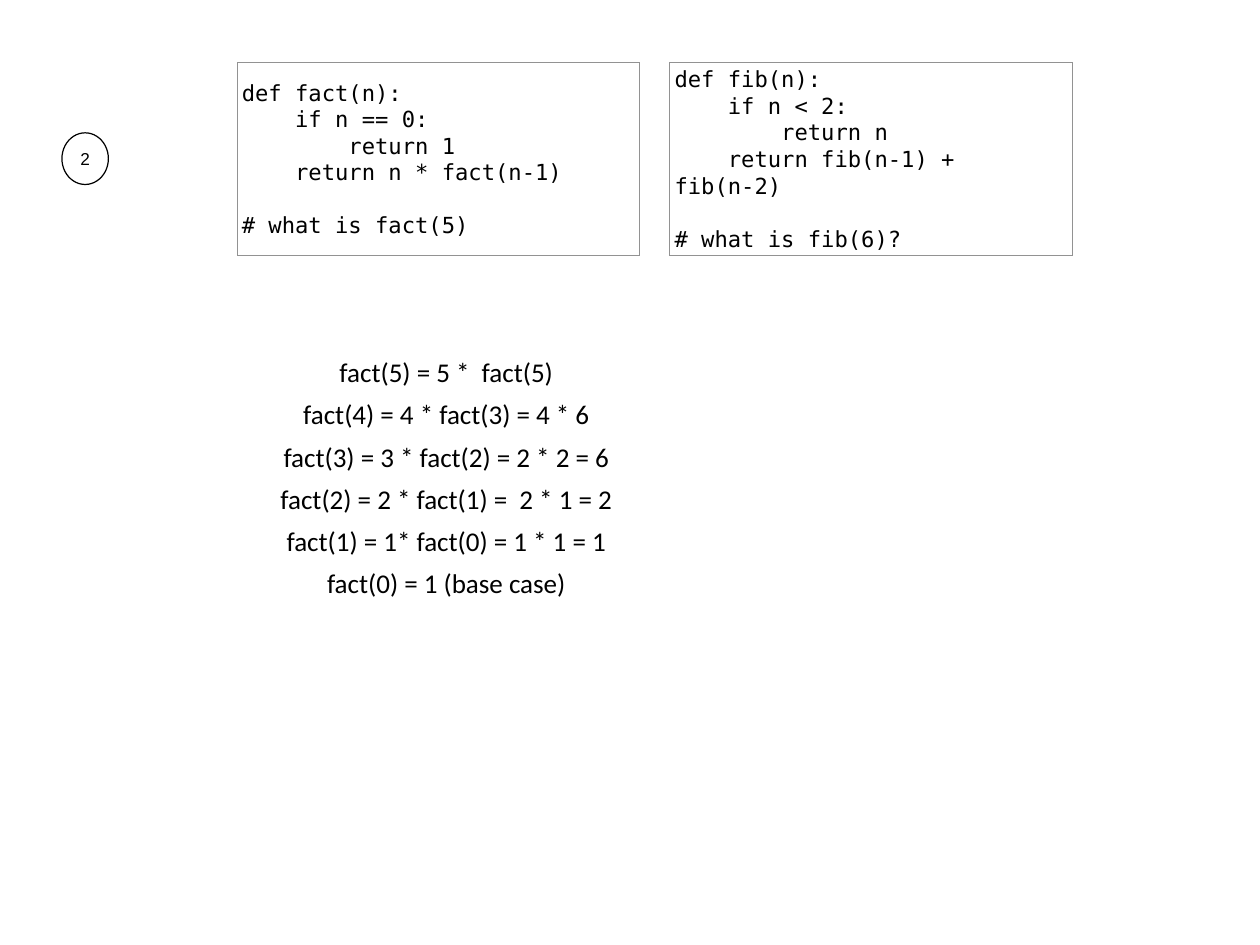
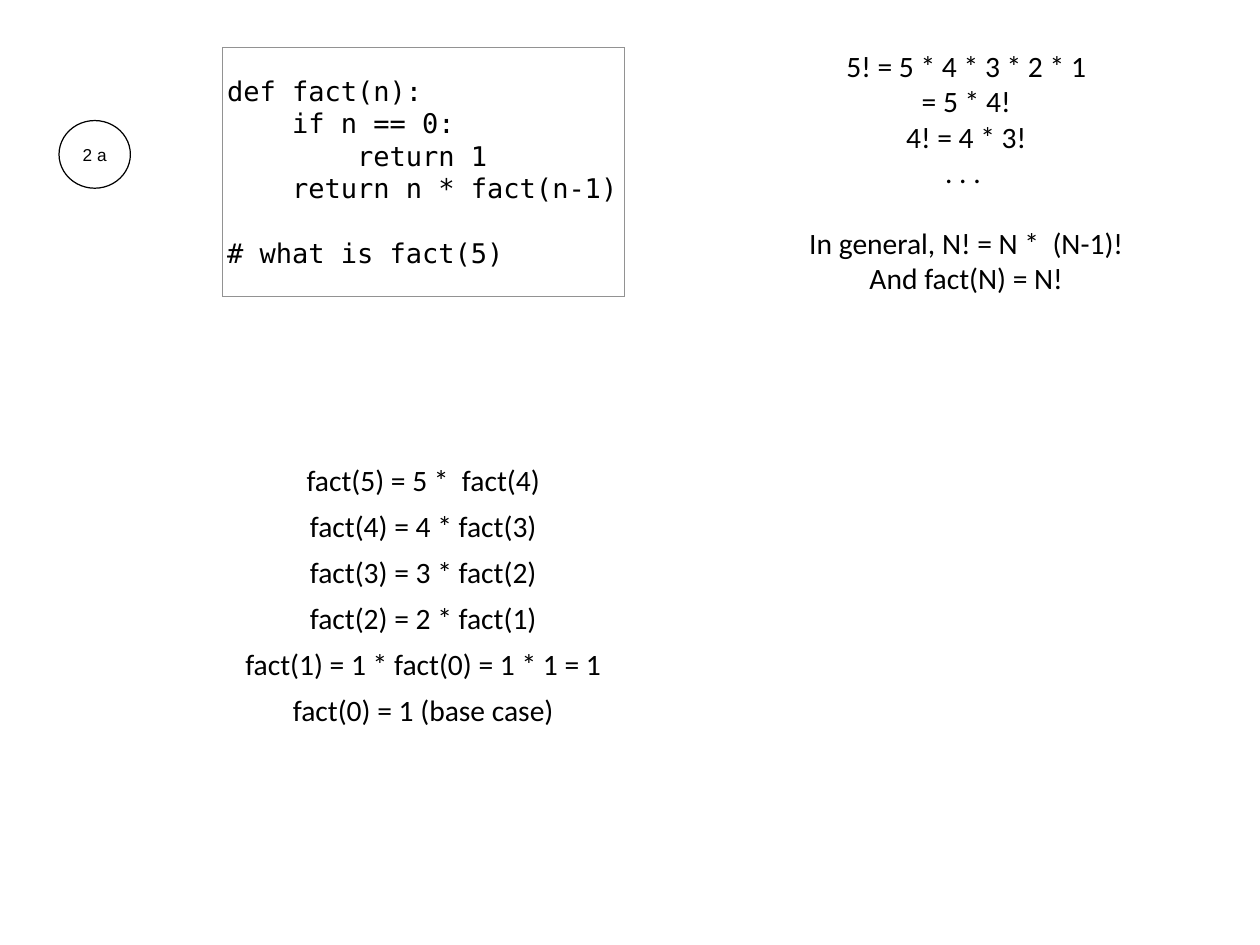
Before and after one commit to Jsus00G/CS-320-Projects-P, a slide deck: slide 43 of lecture-material/07-Recursion_and_Graphs/07-recursion-worksheet-solution.pptx (slide 21 before the commit). Drawn at 1260x945 pixels with LibreOffice and Linux fonts; fonts in the diff are those of the drawing. Boxes give left, top, right and bottom in pixels: in the first picture for what was removed or moved away, otherwise in the second. Text is boxed around its words. In the diff, an @@ line names an element or a change of style, - is before the commit and + after.

```diff
--- a/lecture-material/07-Recursion_and_Graphs/07-recursion-worksheet-solution.pptx
+++ b/lecture-material/07-Recursion_and_Graphs/07-recursion-worksheet-solution.pptx
@@ rectangle "def fact(n):": place and size @@
-rectangle "def fact(n):" at [237, 62, 639, 255]
+rectangle "def fact(n):" at [222, 47, 625, 296]
@@ rectangle "def fact(n):" at [222, 47, 625, 296]: size 18 to 22 pt @@
@@ text added at [809, 57, 1124, 293], 24 pt, text #000000 @@
+5! = 5 * 4 * 3 * 2 * 1
+= 5 * 4!
+4! = 4 * 3!
+. . .
+In general, N! = N * (N-1)!
+And fact(N) = N!
@@ rectangle removed at [670, 62, 1072, 255] @@
-def fib(n):
-if n < 2:
-return n
-return fib(n-1) + fib(n-2)
-# what is fib(6)?
@@ ellipse "2 a": place and size @@
-ellipse "2 a" at [62, 133, 108, 184]
+ellipse "2 a" at [59, 121, 131, 188]
@@ text in ellipse at [83, 149, 107, 161]: text changed @@
-2
+2 a
@@ text "fact(5) = 5 * fact(4)": place and size @@
-text "fact(5) = 5 * fact(4)" at [280, 362, 612, 597]
+text "fact(5) = 5 * fact(4)" at [245, 469, 601, 725]
@@ text at [245, 469, 601, 679]: text changed; size 22 to 24 pt @@
-fact(5) = 5 * fact(5)
-fact(4) = 4 * fact(3) = 4 * 6
-fact(3) = 3 * fact(2) = 2 * 2 = 6
-fact(2) = 2 * fact(1) = 2 * 1 = 2
-fact(1) = 1* fact(0) = 1 * 1 = 1
+fact(5) = 5 * fact(4)
+fact(4) = 4 * fact(3)
+fact(3) = 3 * fact(2)
+fact(2) = 2 * fact(1)
+fact(1) = 1 * fact(0) = 1 * 1 = 1
@@ text at [293, 699, 554, 725]: size 22 to 24 pt in "fact(0) = 1 (base case)" @@
```
Also in this commit, not shown: 44 other slides changed, 90 slides added, 4 slides removed, 5 other files.
